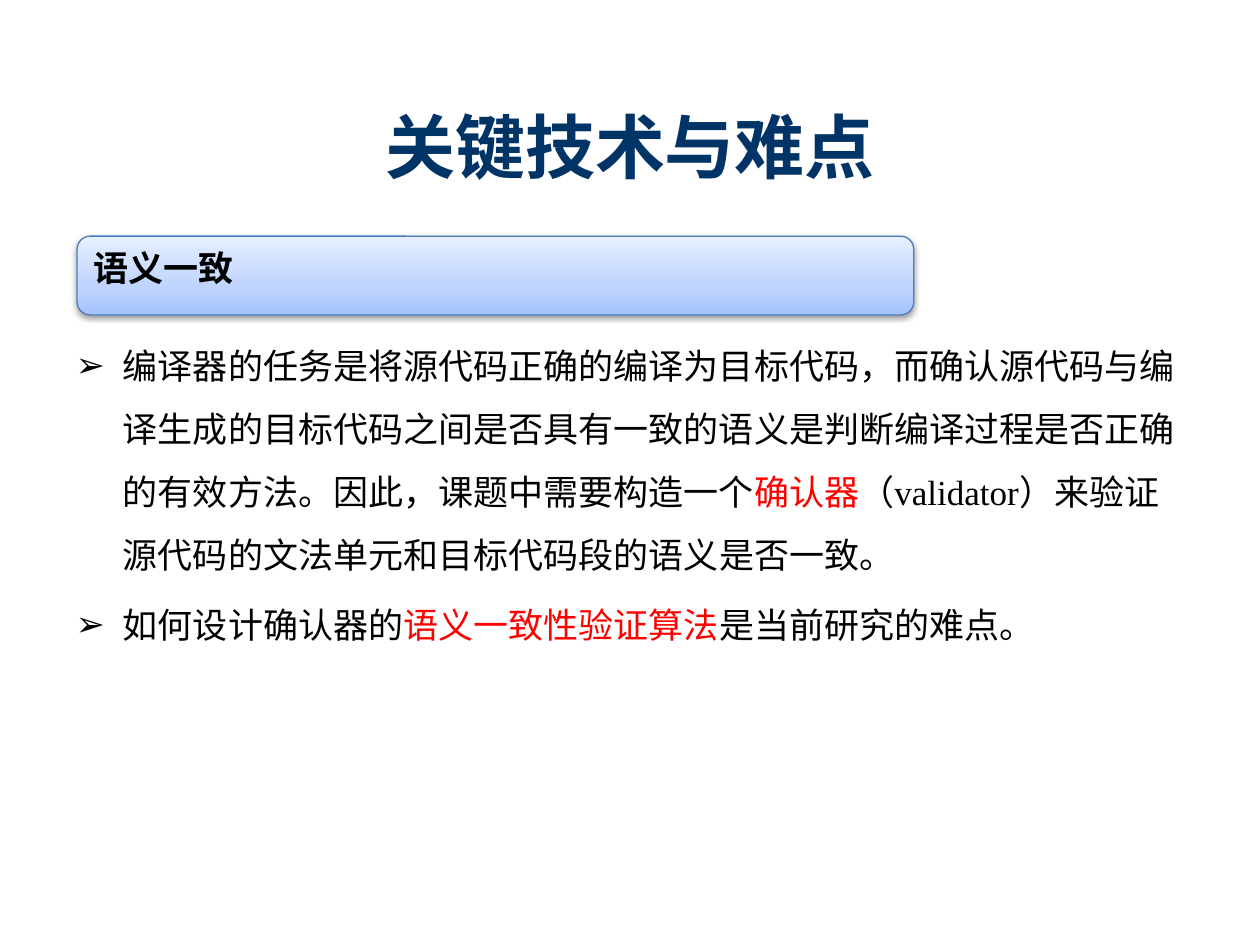
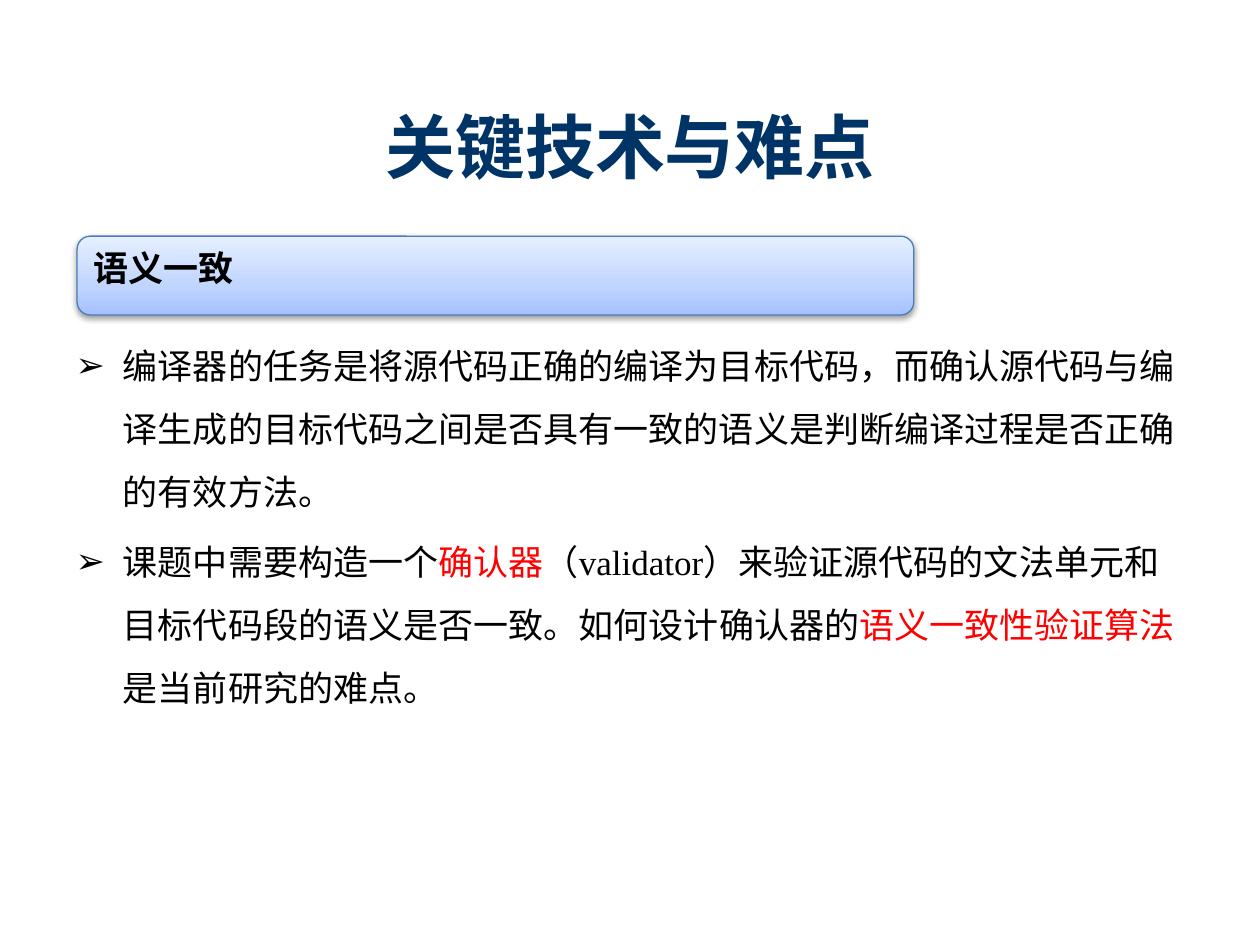
Before and after one commit to destiny1991/--2014--destiny, a slide deck: slide 23 of 开题/SY1406108_陈志伟_开题ppt.pptx. Drawn at 1260x945 pixels with LibreOffice and Linux fonts; fonts in the diff are those of the drawing; background and template pictures are left out. Boxes give left, top, right and bottom in pixels: in the first picture for what was removed or moved away, otherwise in the second. Text is boxed around its words. In the diff, an @@ line names an element or a change of style, - is before the commit and + after.

```diff
--- a/开题/SY1406108_陈志伟_开题ppt.pptx
+++ b/开题/SY1406108_陈志伟_开题ppt.pptx
@@ text at [123,349,1175,704]: text changed @@
-➢ 编译器的任务是将源代码正确的编译为目标代码，而确认源代码与编译生成的目标代码之间是否具有一致的语义是判断编译过程是否正确的有效方法。因此，课题中需要构造一个确认器（validator）来验证源代码的文法单元和目标代码段的语义是否一致。
-➢ 如何设计确认器的语义一致性验证算法是当前研究的难点。
+➢ 编译器的任务是将源代码正确的编译为目标代码，而确认源代码与编译生成的目标代码之间是否具有一致的语义是判断编译过程是否正确的有效方法。
+➢ 课题中需要构造一个确认器（validator）来验证源代码的文法单元和目标代码段的语义是否一致。如何设计确认器的语义一致性验证算法是当前研究的难点。
```
Also in this commit, not shown: 8 other slides changed, 4 other files.
